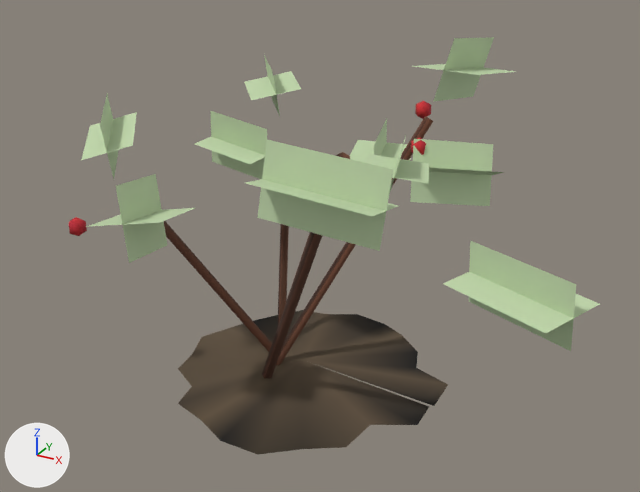
Before and after pictures for a commit that changed the glTF model packages/viewer-threejs/public/assets/resources/redberry/standard-lod2.glb.
The view is the same before and after, from a 50 mm camera at (1.79, -3.08, 2.08) aimed at (0.04, 0.1, 0.49). The lights are fixed; the arrows at lower left show +X, +Y and +Z. The older version comes first. Where no turn or scale is listed for an object, it has been applied to the vertices. Vertices at exactly the same position are counted once.

Objects in the first picture: 'redberry-buried-stems-ground-blend-and-fruit', 'redberry-leaf-sprays'.
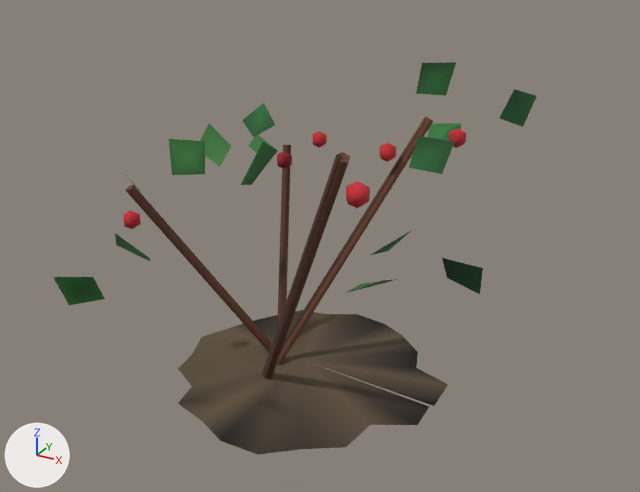
What differs and where, as boxes (x1, y1, x2, y2) in the pictures (640 x 492 px; the box of a moved part takes in the faces that stretch with it):
'redberry-buried-stems-ground-blend-and-fruit', reshaped (9% narrower)
    before: (69, 101, 448, 455)
    after: (123, 116, 466, 455)
'redberry-leaf-sprays', deleted (green)
    before: (81, 37, 599, 351)
'redberry-individual-ovate-leaves', added
    after: (53, 62, 537, 305)
part 1 of me_mesh_0, moved or reshaped (not visible before)
    after: (277, 151, 292, 169)
part 2 of me_mesh_0, moved or reshaped
    before: (411, 138, 426, 155)
    after: (449, 128, 466, 148)
part 3 of me_mesh_0, moved or reshaped (not visible before)
    after: (346, 181, 370, 208)
part 4 of me_mesh_0, moved or reshaped
    before: (69, 217, 87, 236)
    after: (123, 210, 141, 229)
part 5 of me_mesh_0, moved or reshaped (not visible before)
    after: (313, 131, 327, 148)
part 6 of me_mesh_0, moved or reshaped
    before: (415, 101, 431, 119)
    after: (380, 143, 396, 162)

Diff of the bpy script that builds the scene:
```diff
--- a/packages/viewer-threejs/public/assets/resources/redberry/standard-lod2.glb.py
+++ b/packages/viewer-threejs/public/assets/resources/redberry/standard-lod2.glb.py
@@ mat_material_1 @@
 mat_material_1 = bpy.data.materials.new('Material_1')
-# nodes: BsdfPrincipled, Math x2, Mix, OutputMaterial, VertexColor
-# colours: green #c3d8ad, mixed with the vertex colours
+# nodes: BsdfPrincipled, OutputMaterial, VertexColor
@@ me_mesh_0 @@
 # used by ob_redberry_buried_stems_ground_blend_and_fruit; location = (0.0, 0.0, 0.0)
-me_mesh_0.from_pydata(...)  # 146 vertices, 224 faces; spans x -0.838..0.656, y -0.67..0.697, z -0.145..1.179
+me_mesh_0.from_pydata(...)  # 146 vertices, 224 faces; spans x -0.673..0.687, y -0.824..0.747, z -0.145..1.179
+# me_mesh_0 part 1: the loose piece of 12 vertices spanning x -0.186..-0.118, y 0.378..0.45, z 0.639..0.727 is moved by (-0.149, -0.058, 0.082)
+# me_mesh_0 part 2: the loose piece of 12 vertices spanning x 0.336..0.404, y 0.347..0.419, z 0.878..0.965 is moved by (0.169, 0.007, 0.063)
+# me_mesh_0 part 3: the loose piece of 12 vertices spanning x 0.426..0.494, y -0.544..-0.471, z 0.919..1.007 is moved by (0.193, -0.281, 0.17)
+# me_mesh_0 part 4: the loose piece of 12 vertices spanning x -0.838..-0.77, y -0.552..-0.48, z 0.595..0.683 is moved by (0.165, 0.156, 0.009)
+# me_mesh_0 part 5: the loose piece of 12 vertices spanning x -0.284..-0.215, y 0.554..0.626, z 0.507..0.594 is moved by (-0.057, 0.121, 0.22)
+# me_mesh_0 part 6: the loose piece of 12 vertices spanning x 0.234..0.302, y 0.625..0.697, z 0.965..1.053 is moved by (-0.029, -0.319, -0.119)
 me_mesh_0.materials.append(mat_material_0)
@@ me_mesh_1_1 @@
+me_mesh_1_1.from_pydata(...)  # 80 vertices, 64 faces; spans x -0.86..1.02, y -0.96..0.91, z 0.46..1.26
+me_mesh_1_1.materials.append(mat_material_1)
@@ ob_redberry_leaf_sprays @@
-ob_redberry_leaf_sprays = bpy.data.objects.new('redberry-leaf-sprays', me_mesh_1)
-ob_redberry_leaf_sprays.location = (0.0, 0.0, 0.0)
@@ ob_redberry_individual_ovate_leaves @@
+ob_redberry_individual_ovate_leaves = bpy.data.objects.new('redberry-individual-ovate-leaves', me_mesh_1_1)
+ob_redberry_individual_ovate_leaves.location = (0.0, 0.0, 0.0)
```
